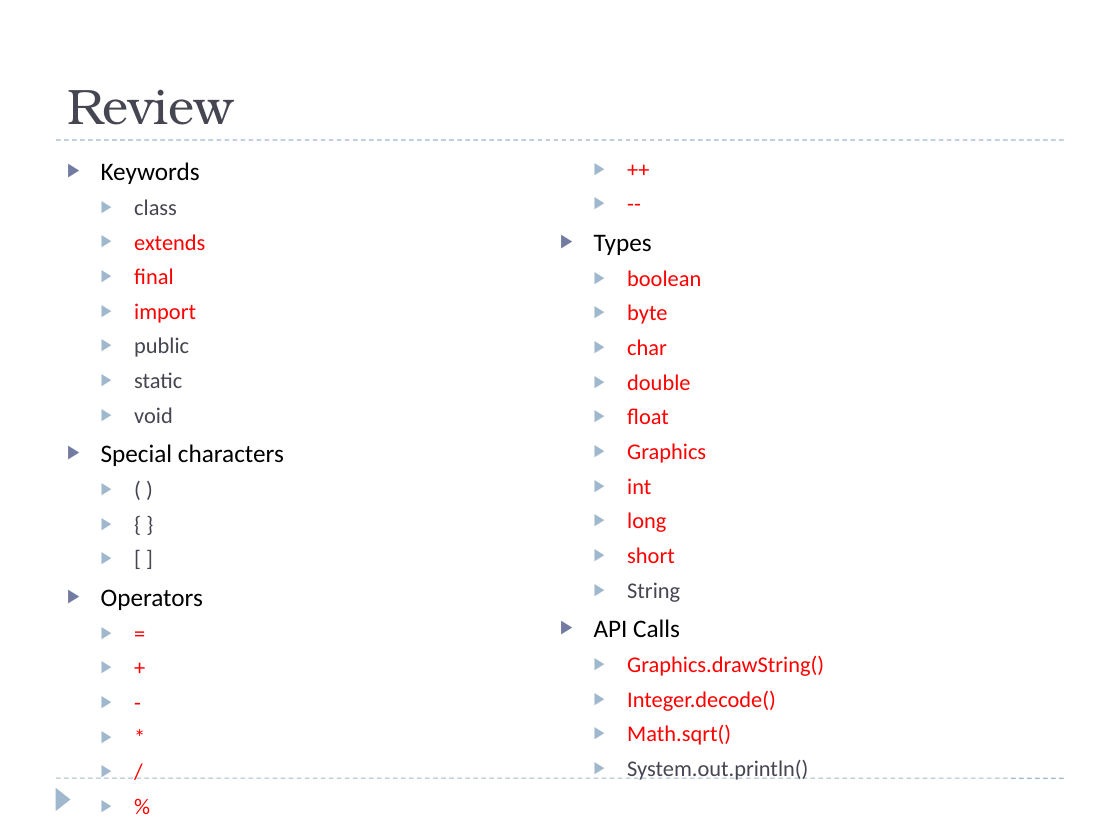
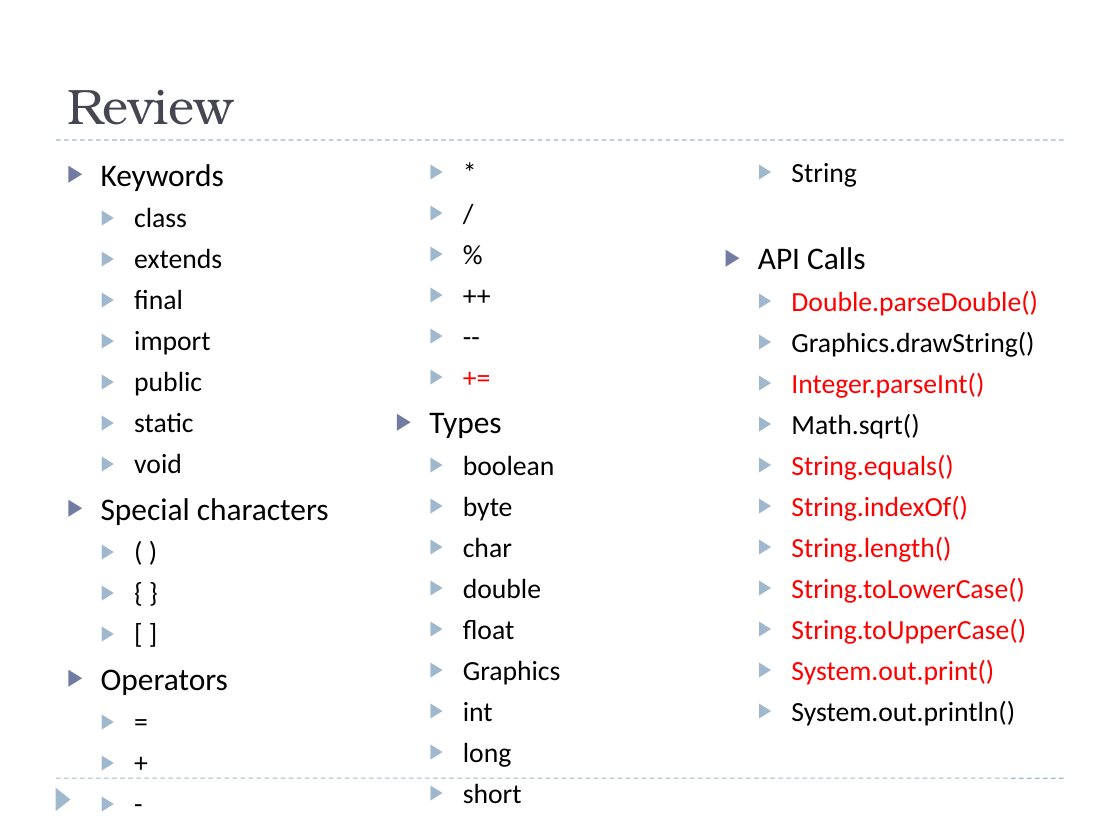
Before and after one commit to bcraig108/JavaClass_2013_Summer, a slide deck: slide 78 of Introduction to Java Programming.pptx. Drawn at 1120x840 pixels with LibreOffice and Linux fonts; fonts in the diff are those of the drawing; background and template pictures are left out. Boxes give left, top, right and bottom in pixels: in the first picture for what was removed or moved away, otherwise in the second. Text is boxed around its words. In the diff, an @@ line names an element or a change of style, - is before the commit and + after.

```diff
--- a/Introduction to Java Programming.pptx
+++ b/Introduction to Java Programming.pptx
@@ text at <box>101,163,1038,767</box>: paragraph added @@
+  ▶ +=
@@ text "Keywords" at <box>101,163,1038,767</box>: columns 2 to 3 @@
@@ text at <box>101,163,1034,767</box>: size 16.2 to 20.1 pt in "Keywords", "Special characters", "Operators", "Types" and 1 more places; size 14.4 to 17.8 pt in "class", "extends", "final", "import" and 27 more places; text colour #464653 to #000000 in "class", "public", "static", "void" and 5 more places; text colour #FF0000 to #000000 in "extends", "final", "import", "=" and 18 more places @@
@@ text at <box>791,291,1038,316</box>: paragraph added @@
+  ▶ Double.parseDouble()
@@ text at <box>791,373,984,398</box>: text changed; size 14.4 to 17.8 pt @@
-  ▶ Integer.decode()
+  ▶ Integer.parseInt()
@@ text at <box>791,455,1026,685</box>: paragraphs added @@
+  ▶ String.equals()
+  ▶ String.indexOf()
+  ▶ String.length()
+  ▶ String.toLowerCase()
+  ▶ String.toUpperCase()
+  ▶ System.out.print()
```
Also in this commit, not shown: 12 slides added, 1 slide removed, 2 other files.
